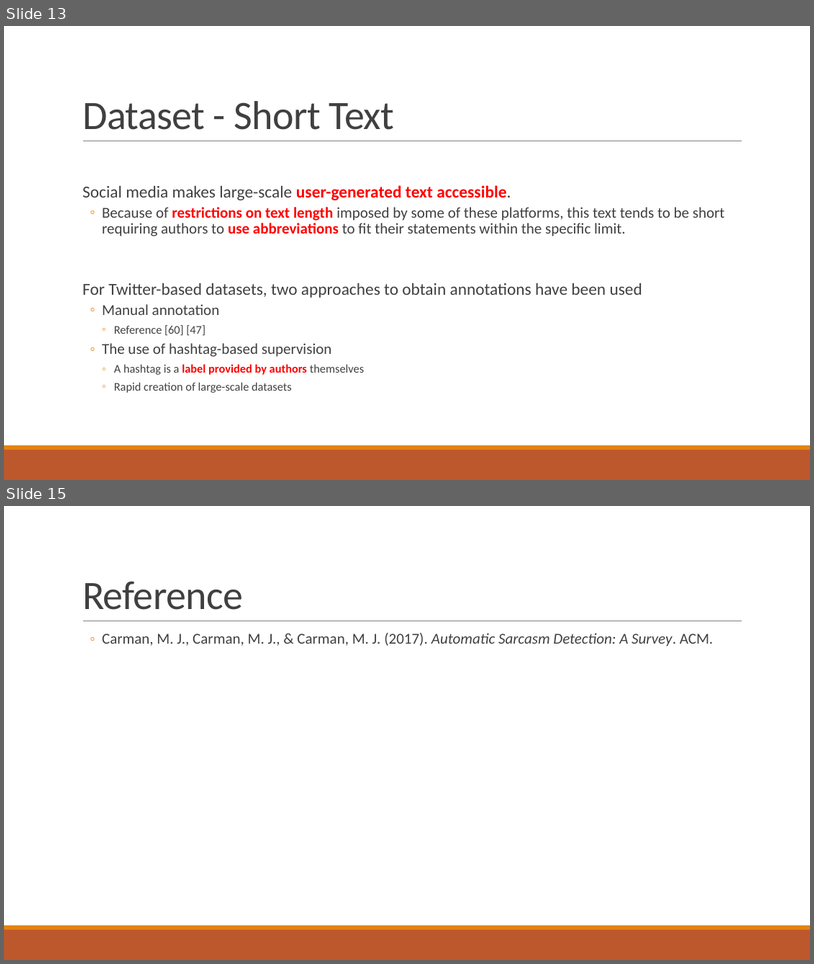
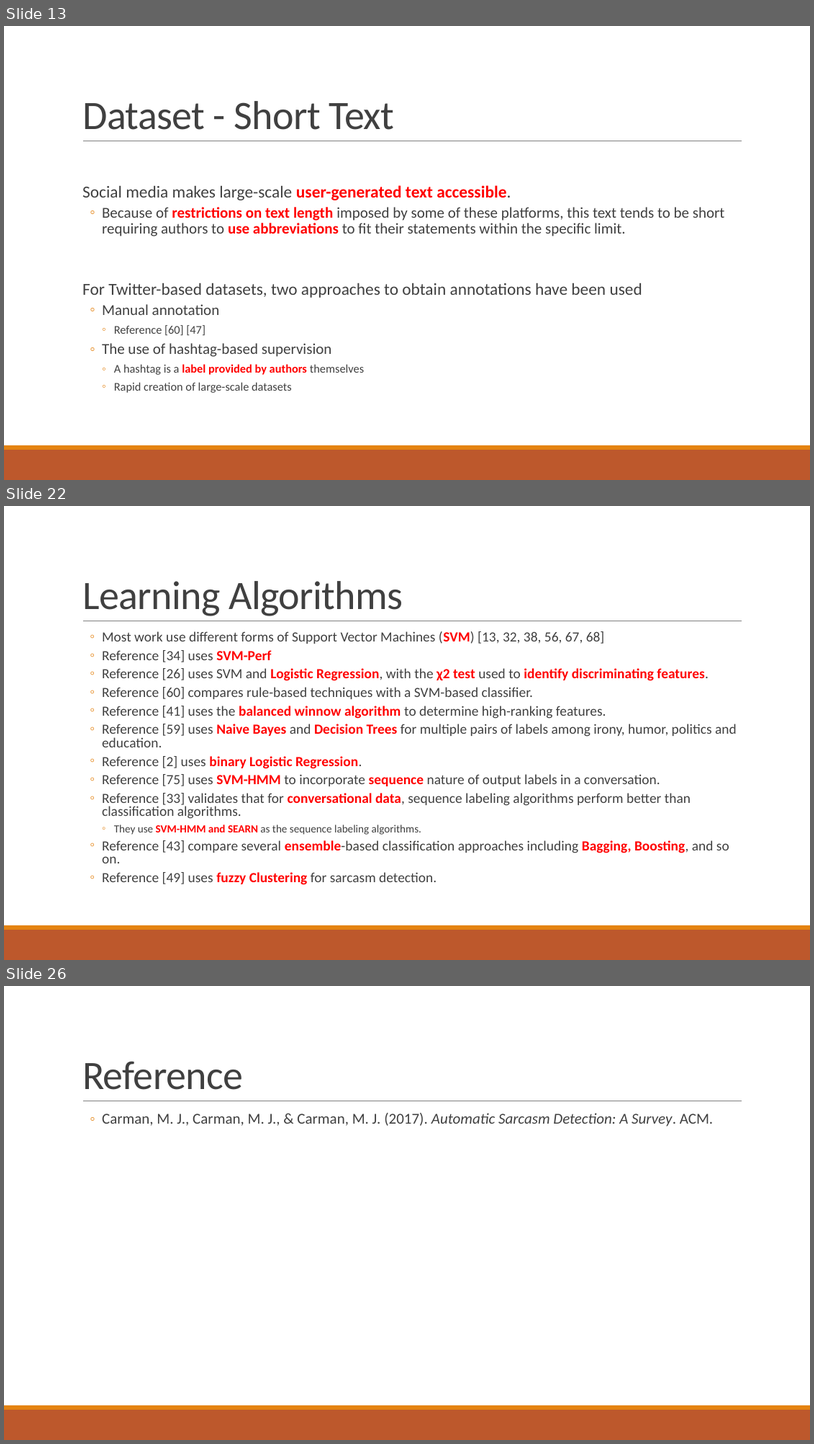
Before and after one commit to liangxh/grad, a slide deck: [文献调研] Automatic Sarcasm Detection A Survey.pptx. Shown one above the other, each under a label of ours: slides 13 and 15 before the commit, slides 13, 22 and 26 after it; the slides between them are not shown. The pictures are 814x964 and 814x1444 pixels, drawn with LibreOffice and Linux fonts; fonts in the diff are those of the drawing. Boxes give left, top, right and bottom in pixels: in the first picture for what was removed or moved away, otherwise in the second. Text is boxed around its words. In the diff, an @@ line names an element or a change of style, - is before the commit and + after.

```diff
--- a/[文献调研] Automatic Sarcasm Detection A Survey.pptx
+++ b/[文献调研] Automatic Sarcasm Detection A Survey.pptx
@@ slide 22 added at (x1=4, y1=506, x2=810, y2=960), background #FFFFFF; not listed: 3 template elements that a slide beside it also shows @@
@@ title added at (x1=82, y1=581, x2=404, y2=616), 48 pt, text #404040 @@
+Learning Algorithms
@@ text added at (x1=102, y1=631, x2=737, y2=885), 16.6 pt, text #404040 @@
+  ◦ Most work use different forms of Support Vector Machines (SVM) [13, 32, 38, 56, 67, 68]
+  ◦ Reference [34] uses SVM-Perf
+  ◦ Reference [26] uses SVM and Logistic Regression, with the χ2 test used to identify discriminating features.
+  ◦ Reference [60] compares rule-based techniques with a SVM-based classifier.
+  ◦ Reference [41] uses the balanced winnow algorithm to determine high-ranking features.
+  ◦ Reference [59] uses Naive Bayes and Decision Trees for multiple pairs of labels among irony, humor, politics and education.
+  ◦ Reference [2] uses binary Logistic Regression.
+  ◦ Reference [75] uses SVM-HMM to incorporate sequence nature of output labels in a conversation.
+  ◦ Reference [33] validates that for conversational data, sequence labeling algorithms perform better than classification algorithms.
+    ◦ They use SVM-HMM and SEARN as the sequence labeling algorithms.
+  ◦ Reference [43] compare several ensemble-based classification approaches including Bagging, Boosting, and so on.
+  ◦ Reference [49] uses fuzzy Clustering for sarcasm detection.
@@ what was slide 15 is now slide 26 @@
```
Also in this commit, not shown: 10 other slides added.
